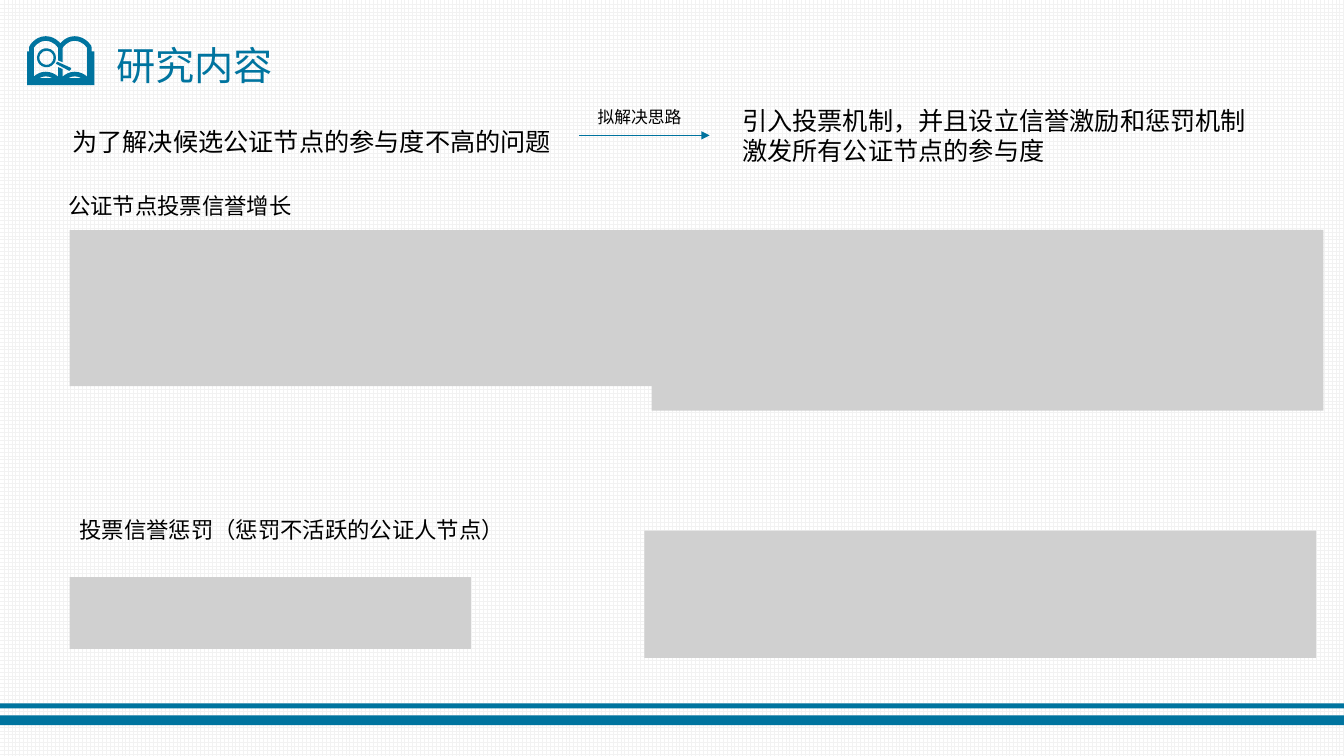
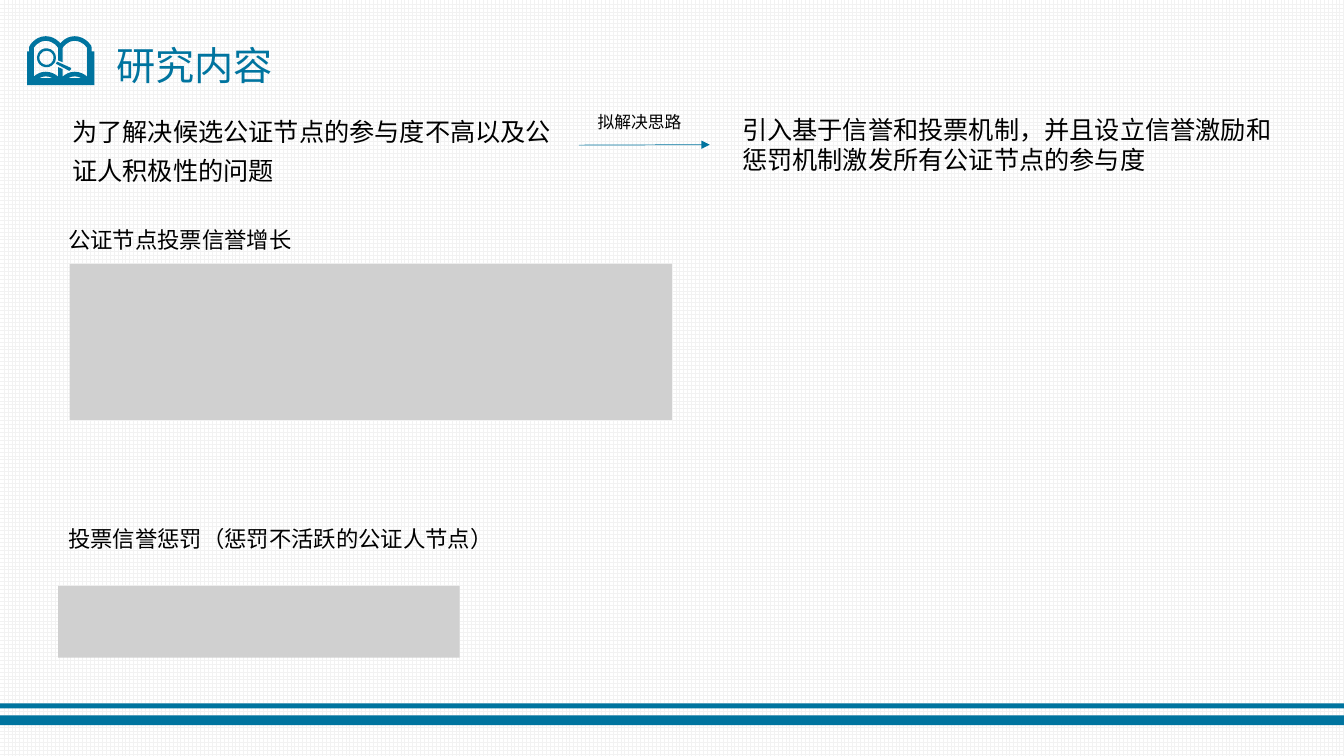
Before and after one commit to jiangquanli-0304/notary, a slide deck: slide 14 of 开题报告.pptx (slide 19 before the commit). Drawn at 1344x756 pixels with LibreOffice and Linux fonts; fonts in the diff are those of the drawing; grey boxes stand for pictures. Boxes give left, top, right and bottom in pixels: in the first picture for what was removed or moved away, otherwise in the second. Text is boxed around its words. In the diff, an @@ line names an element or a change of style, - is before the commit and + after.

```diff
--- a/开题报告.pptx
+++ b/开题报告.pptx
@@ text at bbox=[72, 119, 551, 182]: text changed @@
-为了解决候选公证节点的参与度不高的问题
+为了解决候选公证节点的参与度不高以及公证人积极性的问题
@@ text "拟解决思路": place and size @@
-text "拟解决思路" at bbox=[598, 109, 682, 125]
+text "拟解决思路" at bbox=[598, 114, 682, 130]
@@ text at bbox=[742, 117, 1271, 171]: text changed @@
-引入投票机制，并且设立信誉激励和惩罚机制
-激发所有公证节点的参与度
+引入基于信誉和投票机制，并且设立信誉激励和惩罚机制激发所有公证节点的参与度
@@ arrow moved from (579, 135) - (710, 135) to (579, 145) - (710, 145) @@
@@ text "公证节点投票信誉增长": place and size @@
-text "公证节点投票信誉增长" at bbox=[68, 195, 291, 216]
+text "公证节点投票信誉增长" at bbox=[68, 229, 291, 250]
@@ picture removed at bbox=[651, 230, 1324, 410] @@
@@ picture: place and size @@
-picture at bbox=[70, 230, 673, 386]
+picture at bbox=[70, 264, 673, 420]
@@ text "投票信誉惩罚（惩罚不活跃的公证人节点）": place and size @@
-text "投票信誉惩罚（惩罚不活跃的公证人节点）" at bbox=[79, 519, 503, 540]
+text "投票信誉惩罚（惩罚不活跃的公证人节点）" at bbox=[68, 528, 492, 549]
@@ picture removed at bbox=[644, 531, 1317, 658] @@
@@ picture: place and size @@
-picture at bbox=[70, 577, 471, 648]
+picture at bbox=[58, 586, 460, 657]
```
Also in this commit, not shown: 12 other slides changed, 1 slide added, 2 slides removed, 6 other files.
